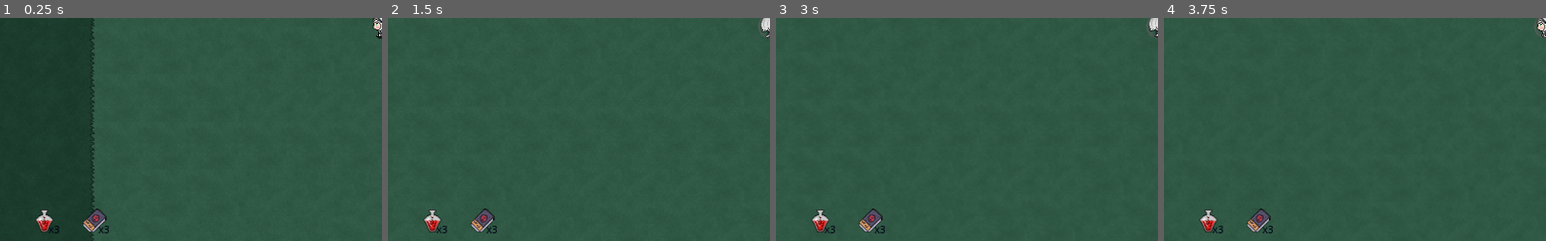
Above: before the commit, frames 1-4 (left to right).
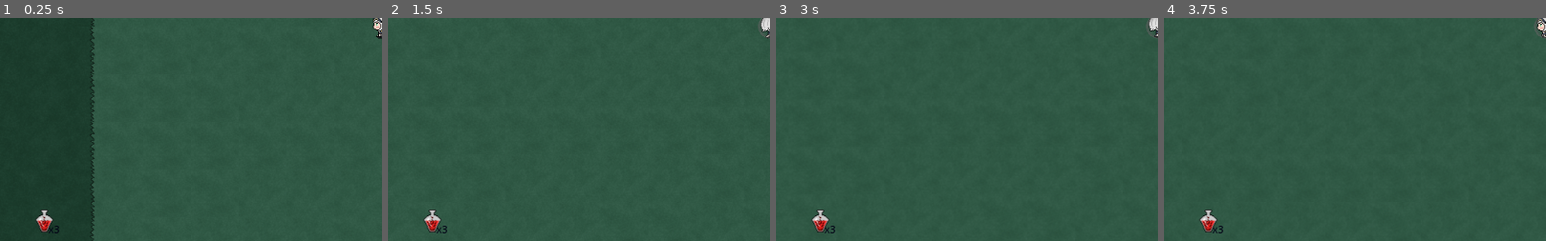
Above: after the commit, the same moments.

Repository: inazumaron/holo_world
Game: Godot game, scene res://levels/level_handler.tscn
Two runs of this game, one before a commit and one after it. Both use one fixed random seed, a clock stepped at 60 frames per second and the inputs below. This scene is started directly instead of the project's main scene. The engine's default icon, where the game draws it, is replaced by a stand-in: a white triangle on a blue panel in a dark square.
Inputs (mouse positions are % of the whole screen's width and height, from its top left):
- Up to frame 1 (0.25 s): no input
- Up to frame 2 (1.5 s): tap Enter (ui_accept) at 0.5, 0.77 s; move the mouse to (72, 45) at 0.52 s; press the mouse at (72, 45) at 0.53 s; hold Right (ui_right) 0.53-1.28 s; move the mouse to (30, 55) at 1.27 s; release the mouse at (30, 55) at 1.28 s; hold Down (ui_down) from 1.28 s (still down); right-click (30, 55) at 1.35 s
- Up to frame 3 (3 s): tap Enter (ui_accept) at 1.52 s; move the mouse to (60, 28) at 2.02 s; release Down (ui_down) at 2.03 s; press the mouse at (60, 28) at 2.03 s; hold Right (ui_right) 2.03-2.78 s; move the mouse to (45, 70) at 2.77 s; release the mouse at (45, 70) at 2.78 s; hold Up (ui_up) from 2.78 s (still down); right-click (45, 70) at 2.85 s
- Up to frame 4 (3.75 s): tap Enter (ui_accept) at 3.02 s; move the mouse to (80, 65) at 3.52 s; release Up (ui_up) at 3.53 s; press the mouse at (80, 65) at 3.53 s; hold Left (ui_left) from 3.53 s (still down)
The pictures show only the part of the screen within x 0-50%, y 48-98%; the shares and areas given below are measured in that part.

The runs differ from the first frame. In frame 1, 0.4% of the frame differs, in the area x 21-29%, y 85-97%; in frame 2, 0.4%; in frame 3, 0.4%; in frame 4, 0.4%.

Commit message:
moved knockback system to buffhandler

Diff:
--- a/enemies/gy_zombie_basic.gd
+++ b/enemies/gy_zombie_basic.gd
@@ -16,7 +16,7 @@
 const CHASER = 1			# 1 - chases player, -1 - movement not affected by player, 0 - runs away from player
 const MAX_HP = 3
 
-var buffs = {"defense":0, "weight":1}		#place all active buffs/debuffs here, should not be directly altered, as values are shared between all
+var buffs = {"passive":{"defense":0, "weight":1}}		#place all active buffs/debuffs here, should not be directly altered, as values are shared between all
 var buff_timers = {}
 var EFFECTS = {}			#for offensive statuses, damage bonus, inflict poison, etc
 var SEED = 0
@@ -59,7 +59,6 @@
 		else:
 			if can_attack:
 				attack()
-		buff_handler(delta)
 
 func sanity_check():		#for bug handling
 	#Out of bounds
@@ -67,20 +66,6 @@
 	if position.x < -temp or position.x > temp or position.y < -temp or position.y > temp:
 		dead = true
 	#Stuck in obstacle
-
-func buff_handler(delta):	#for buffs too complex for buff handler to deal with i.e. making them move
-	if "knockback" in buffs:
-		direction = buffs["knockback"][1]
-		if "knockback" in buff_timers:
-			apply_movement(buff_timers["knockback"])
-			anim_dir = -sgn(movement.x)
-			movement = move_and_slide(movement)
-			buff_timers["knockback"]  *= pow(0.95, buffs["weight"])
-			if buff_timers["knockback"] <= 1:
-				buffs.erase("knockback")
-				buff_timers.erase("knockback")
-		else:
-			buff_timers["knockback"] = buffs["knockback"][0]
 
 func timer_handler(delta):
 	if appear_timer>0:
--- a/levels/level_handler.gd
+++ b/levels/level_handler.gd
@@ -229,6 +229,8 @@
 		add_child(char3)
 		char3.update_data(char_data[2])
 		BuffHandler.add_character(char3)
+
+	ItemHandler.update_items()
 
 func compute_stats():
 	room_count = floor(pow(level,1.5)) + 5
--- a/obj/buff_handler.gd
+++ b/obj/buff_handler.gd
@@ -2,8 +2,11 @@
 
 var char_nodes = []		#points to character ids
 var enemy_nodes = []	#when enemy gets buff_debuff, add here then remove when done
-
 # data format: { 'node': string, 'buffs': [ {'buff name': val}] }
+
+var realtime_buffs = []
+#data format: {'node':string, 'type':string, 'details':{}}
+#type: "knockback", etc #to add
 
 var timers = {'sec':0}
 
@@ -16,6 +19,8 @@
 	else:
 		timers["sec"] = 1
 		sec_timer()
+	if realtime_buffs.size() > 0:
+		realtime_handler()
 
 func sec_timer():
 	var src
@@ -23,16 +28,39 @@
 	for i in (char_nodes + enemy_nodes):
 		src = i['node']
 		buffs = i['buffs']
-		if "poison" in buffs:
-			src.damage(buffs["poison"][0])
-			buffs["poison"][1] -= 1
-			if buffs["poison"][1] <= 0:
-				buffs.erase("poison")
-				src.buffs = buffs
+		#if "poison" in buffs:
+		#	src.damage(buffs["poison"][0])
+		#	buffs["poison"][1] -= 1
+		#	if buffs["poison"][1] <= 0:
+		#		buffs.erase("poison")
+		#		src.buffs = buffs
 		stat_update(src)
 
+func realtime_handler(): # For buffs that need to be applied realtime
+	for i in realtime_buffs:
+		if i["type"] == "knockback":
+			var temp_w
+			if "weight" in i:
+				temp_w = i["weight"]
+			else:
+				temp_w = 1
+			var res = knockback_handler(i["node"],i["details"], temp_w)
+			if res:
+				var source
+				if is_player(i["node"]):
+					source = get_p_index(i["node"])
+					char_nodes[source]["buffs"].erase(i["source_buff"])
+					char_nodes[source]["node"].buffs = char_nodes[source]["buffs"]
+				else:
+					source = get_e_index(i["node"])
+					enemy_nodes[source]["buffs"].erase(i["source_buff"])
+					enemy_nodes[source]["node"].buffs = enemy_nodes[source]["buffs"]
+					print(enemy_nodes[source]["buffs"])
+				realtime_buffs.erase(i)
+
 func damage_handler(damage, effects, buffs, source):
-	update_buffs(effects, source)
+	if !effects.empty():
+		update_buffs(effects, source)
 	var dam = damage
 	if "defense" in buffs:
 		dam = damage - buffs["defense"]
@@ -62,38 +90,57 @@
 func update_buffs(effects, source):
 	if is_player(source):
 		var i = get_p_index(source)
-		for e in effects:
-			char_nodes[i]['buffs'][e] = effects[e]
+		char_nodes[i]['buffs'][effects["name"]] = effects["buffs"]
 		var x = char_nodes[i]['node']
 		x.buffs = char_nodes[i]['buffs']
 	else:
 		var i = get_e_index(source)
-		for e in effects:
-			enemy_nodes[i]['buffs'][e] = effects[e]
+		enemy_nodes[i]['buffs'][effects["name"]] = effects["buffs"]
 		var x = enemy_nodes[i]['node']
 		x.buffs = enemy_nodes[i]['buffs']
+
+	#passing buffs to realtime handler
+	var temp = find_buff(effects, "knockback")
+	if temp.size() > 0:
+		for i in temp:
+			var temp2 = {"node":source, "type":"knockback", "details":effects[i]["knockback"], "source_buff":effects["name"]}
+			realtime_buffs.append(temp2)
+
 	stat_update(source)
 
 func stat_update(source):
 	var effects = source.buffs
+	var temp_res
 	#-------------------------------------------- immediate effect buffs
-	if "stun" in effects || "stuck" in effects || "freeze" in effects || "knockback" in effects:
+	temp_res = find_buff(effects, "stun") + find_buff(effects, "stuck")+ find_buff(effects, "freeze")+ find_buff(effects, "knockback")
+	if temp_res.size() > 0:
 		source.can_move = false
 	else:
 		source.can_move = true
 
-	if "stun" in effects || "freeze" in effects || "knockback" in effects:
+	temp_res = find_buff(effects, "stun")+ find_buff(effects, "freeze")+ find_buff(effects, "knockback")
+	if temp_res.size() > 0:
 		source.can_attack = false
 	else:
 		source.can_attack = true
 
-	if "heal" in effects:
-		if effects["heal"][1]:	#party heal
-			pass
+	temp_res = find_buff(effects, "heal")
+	for i in temp_res:
+		if effects[i]["heal"][1]:
+			pass #party heal
 		else:
-			source.HP = min(source.HP+effects["heal"][0], source.MAX_HP)
+			source.HP = min(source.HP+effects[i]["heal"][0], source.MAX_HP)
 		source.ui_manipulation(0)
-		effects.erase("heal")
+		effects[i].erase("heal")
+		if effects[i].empty():
+			effects.erase(i)
+
+func find_buff(buff_list, buff_name):
+	var res = []
+	for i in buff_list:
+		if buff_name in buff_list[i]:
+			res.append(i)
+	return res
 
 func is_player(id):
 	for i in char_nodes:
@@ -123,6 +170,9 @@
 		if enemy_nodes[i]['node'] == src:
 			enemy_nodes.remove(i)
 			break
+	for i in realtime_buffs:
+		if i["node"] == src:
+			realtime_buffs.erase(i)
 
 func clear_list():
 	char_nodes.clear()
@@ -133,5 +183,19 @@
 	#Get target character, will only add, effects will be applied with sec timer
 	for i in char_nodes:
 		if i["node"].CODE == GameHandler.get_active_char():
-			for b in buff:
-				i["buffs"][b] = buff[b]
+			i["buffs"][buff["name"]] = buff["buffs"]
+			print("p-node - ",char_nodes)
+
+func knockback_handler(source, knockback, weight):	#if returns true, knockback done, else ongoing
+	source.direction = knockback[1]
+	if (str(source)+"_knockback") in timers:
+		source.apply_movement(timers[str(source)+"_knockback"])
+		source.anim_dir = -source.sgn(source.movement.x)
+		source.movement = source.move_and_slide(source.movement)
+		timers[str(source)+"_knockback"]  *= pow(0.95, weight)
+		if timers[str(source)+"_knockback"] <= 1:
+			timers.erase(str(source)+"_knockback")
+			return true
+	else:
+		timers[str(source)+"_knockback"] = knockback[0]
+	return false
--- a/obj/item_handler.gd
+++ b/obj/item_handler.gd
@@ -161,9 +161,11 @@
 
 func e_buff(x):
 	if x:
-		BuffHandler.add_buff(item2["effect_details"])
+		var temp_buff = {"name": item2["name"], "buffs": item2["effect_details"]}
+		BuffHandler.add_buff(temp_buff)
 	else:
-		BuffHandler.add_buff(item1["effect_details"])
+		var temp_buff = {"name": item1["name"], "buffs": item1["effect_details"]}
+		BuffHandler.add_buff(temp_buff)
 
 func e_recruit(x):
 	pass
@@ -178,6 +180,7 @@
 	if item2["type"] == "Stack":
 		labels[1] = "x"+str(item2["stack_count"])
 	GameHandler.update_item(item1["name"], item2["name"], labels[0], labels[1])
+
 #Item idea dump
 #	Mic					-	passive, doubles voice related attacks/skills effects and range
 #	Rabbits foot		-	passive, improves move speed, increases luck
--- a/obj/unit_scripts.gd
+++ b/obj/unit_scripts.gd
@@ -1,5 +1,8 @@
 extends Node
 #This script will contain miscellaneous information, or complex computations
+
+#buff new structure to accomodate multiple buffs with same effect stacking
+#buff = {name: string, buffs: {  buffs place here  }
 
 #Debuff reference
 const debuff = {
--- a/player/132_Noel.gd
+++ b/player/132_Noel.gd
@@ -25,7 +25,8 @@
 var can_move = true
 var can_attack = true
 #---------------------------------
-var motion = Vector2.ZERO
+var movement = Vector2.ZERO
+var anim_dir = 1 #1-right, -1 left
 var last_anim_dir = 0 #0 - left, 1 - right
 
 #------------------------ Timers
@@ -71,7 +72,7 @@
 		apply_friction(ACCELERATION*delta)
 	else:
 		apply_movement(axis*ACCELERATION*delta)
-	motion = move_and_slide(motion)
+	movement = move_and_slide(movement)
 
 func general_timer_update(delta):
 	if damage_anim_timer > 0:
@@ -99,16 +100,16 @@
 	return axis.normalized()
 
 func apply_friction(amount):
-	if motion.length() > amount:
-		motion -= motion.normalized() * amount
-	else:
-		motion = Vector2.ZERO
-	return motion
+	if movement.length() > amount:
+		movement -= movement.normalized() * amount
+	else:
+		movement = Vector2.ZERO
+	return movement
 
 func apply_movement(acceleration):
-	motion += acceleration
-	motion = motion.clamped(MAX_SPEED)
-	return motion
+	movement += acceleration
+	movement = movement.clamped(MAX_SPEED)
+	return movement
 
 func attack():
 	if attack_timer >= 1:
@@ -214,3 +215,8 @@
 func ui_item_update_anim(x,y,l1,l2):
 	item.change(x,y)
 	item.changeLabel(l1,l2)
+
+func sgn(x):
+	if x>0:
+		return 1
+	return -1
--- a/weapons/m_noel_mace.gd
+++ b/weapons/m_noel_mace.gd
@@ -51,5 +51,5 @@
 		EFFECTS["knockback"][0] = EFFECT_VAL["knockback"]
 		EFFECTS["knockback"][1] = rotation
 		self.connect("EntityHit",body,"take_damage")
-		emit_signal("EntityHit",DAMAGE, EFFECTS)
+		emit_signal("EntityHit",DAMAGE, {"name":"noel mace", "buffs":EFFECTS})
 		self.disconnect("EntityHit",body,"take_damage")
